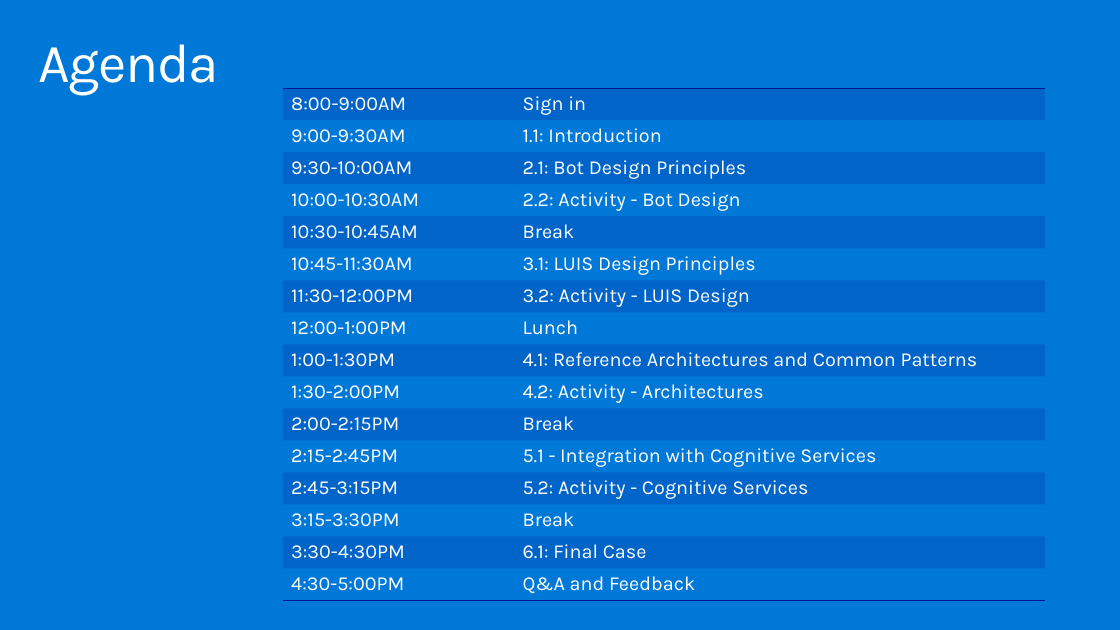
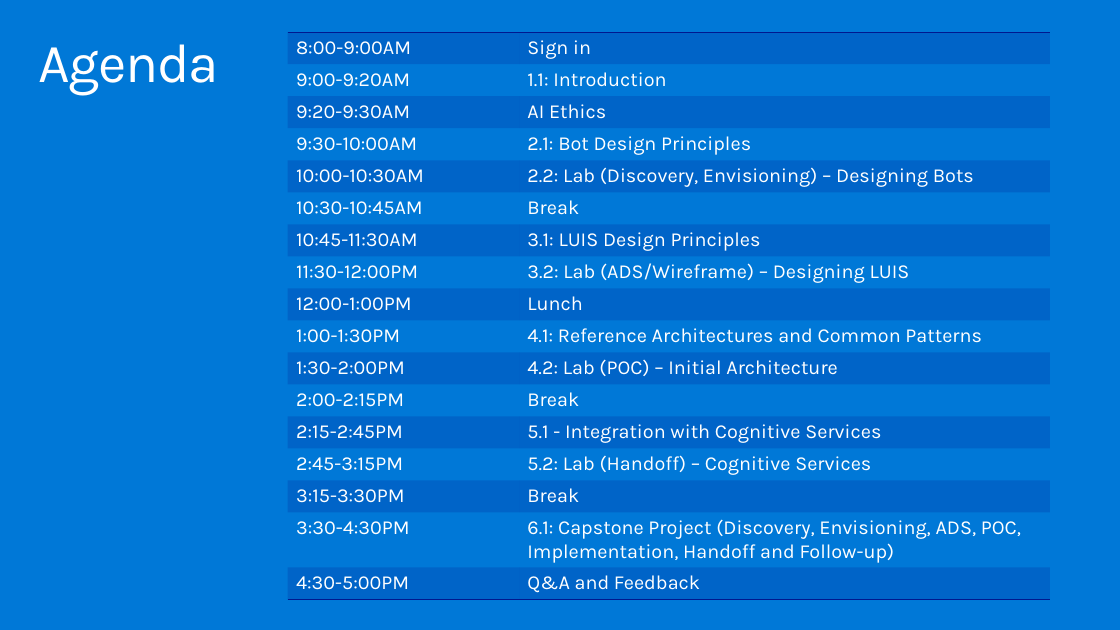
Before and after one commit to joeax/LearnAI-DesigningandArchitectingIntelligentAgents, a slide deck: slide 4 of 01-introduction/resources/slides/IntelligentAgent_01_Introduction_Instructor.pptx. Drawn at 1120x630 pixels with LibreOffice and Linux fonts; fonts in the diff are those of the drawing; background and template pictures are left out. Boxes give left, top, right and bottom in pixels: in the first picture for what was removed or moved away, otherwise in the second. Text is boxed around its words. In the diff, an @@ line names an element or a change of style, - is before the commit and + after.

```diff
--- a/01-introduction/resources/slides/IntelligentAgent_01_Introduction_Instructor.pptx
+++ b/01-introduction/resources/slides/IntelligentAgent_01_Introduction_Instructor.pptx
@@ table at (287, 32, 1049, 603) @@
-row 2: 9:00-9:30AM | 1.1: Introduction
+row 2: 9:00-9:20AM | 1.1: Introduction
+row 3: 9:20-9:30AM | AI Ethics
-row 5, column 2: 2.2: Activity - Bot Design
+row 5, column 2: 2.2: Lab (Discovery, Envisioning) – Designing Bots
-row 8, column 2: 3.2: Activity - LUIS Design
+row 8, column 2: 3.2: Lab (ADS/Wireframe) – Designing LUIS
-row 11, column 2: 4.2: Activity - Architectures
+row 11, column 2: 4.2: Lab (POC) – Initial Architecture
-row 14, column 2: 5.2: Activity - Cognitive Services
+row 14, column 2: 5.2: Lab (Handoff) – Cognitive Services
-row 16, column 2: 6.1: Final Case
+row 16, column 2: 6.1: Capstone Project (Discovery, Envisioning, ADS, POC, Implementation, Handoff and Follow-up)
@@ table: place and size @@
-table at (283, 88, 1045, 603)
+table at (287, 32, 1049, 603)
```
Also in this commit, not shown: 2 other files.
